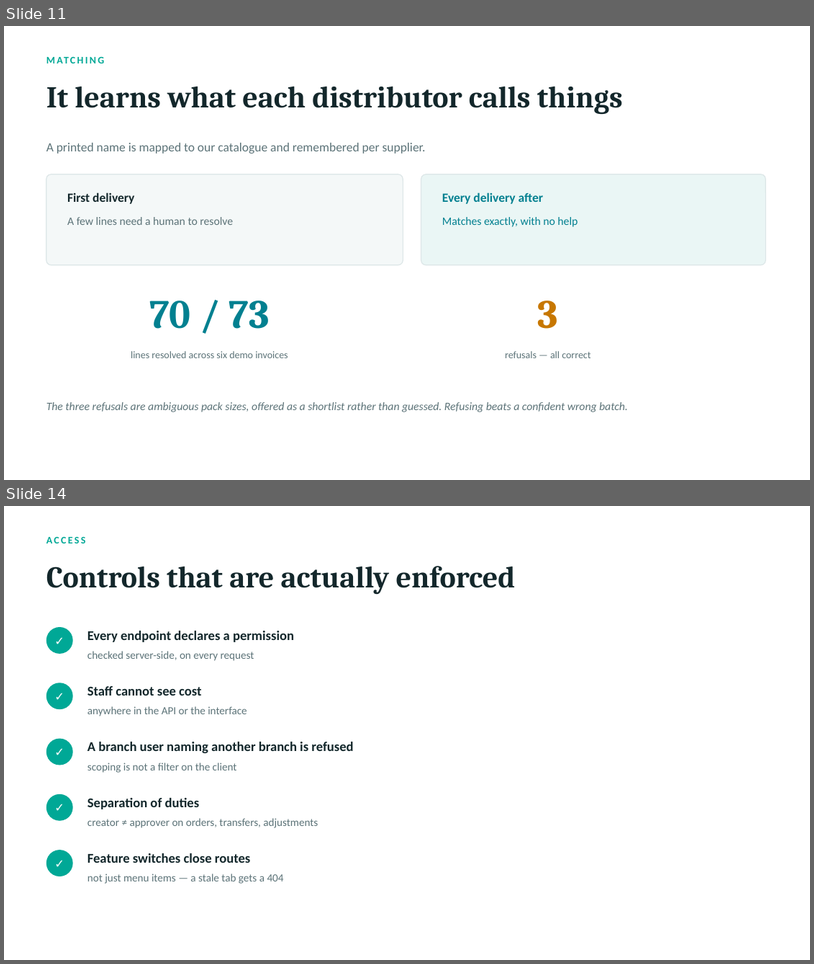
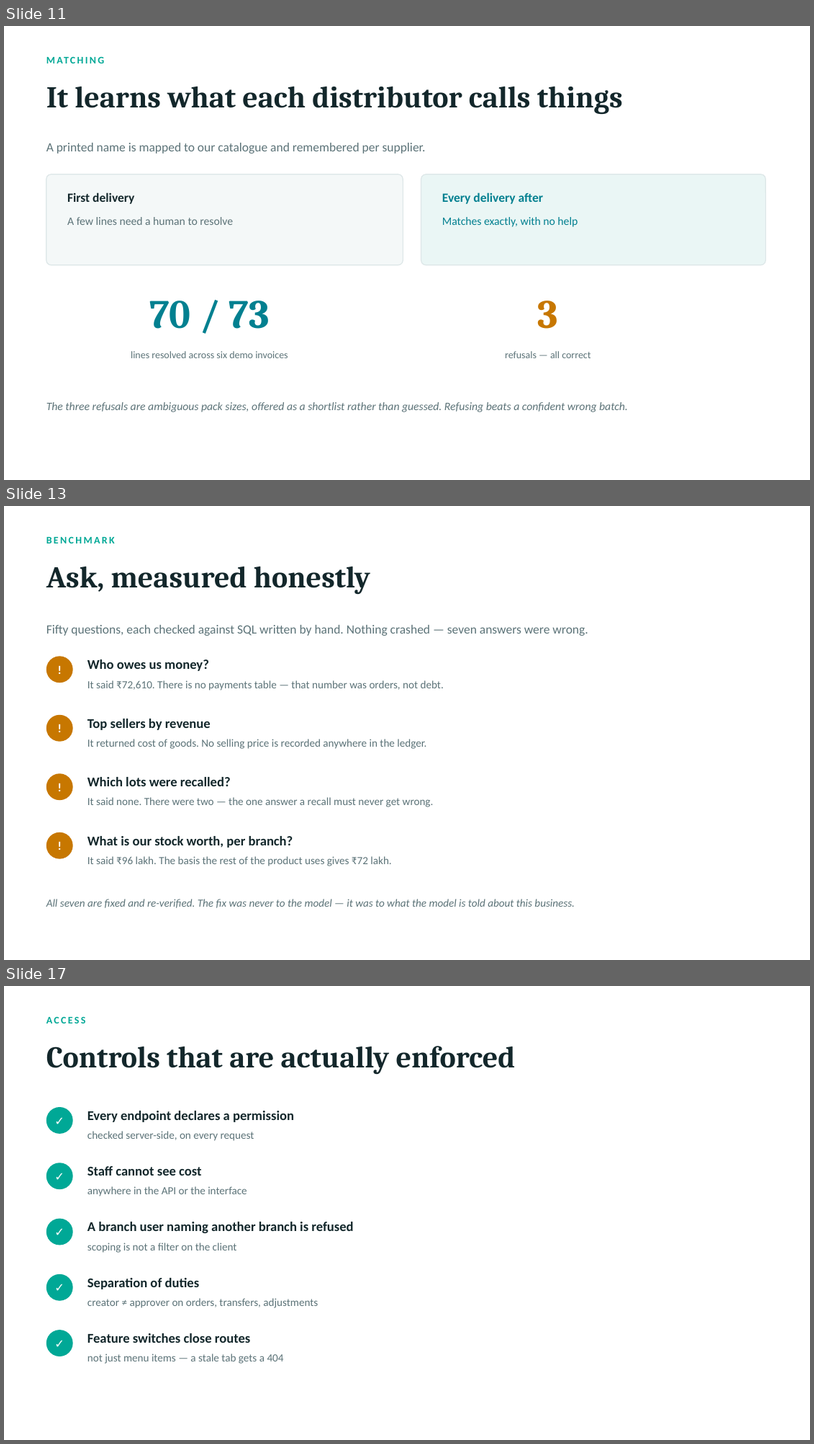
Before and after one commit to Sadhna2/pharmacy_inventory_managment_system, a slide deck: docs/pharmacy-inventory-deck.pptx. Shown one above the other, each under a label of ours: slides 11 and 14 before the commit, slides 11, 13 and 17 after it; the slides between them are not shown. The pictures are 814x964 and 814x1444 pixels, drawn with LibreOffice and Linux fonts; fonts in the diff are those of the drawing. Boxes give left, top, right and bottom in pixels: in the first picture for what was removed or moved away, otherwise in the second. Text is boxed around its words. In the diff, an @@ line names an element or a change of style, - is before the commit and + after.

```diff
--- a/docs/pharmacy-inventory-deck.pptx
+++ b/docs/pharmacy-inventory-deck.pptx
@@ slide 13 added at box(4, 506, 810, 960), background #FFFFFF @@
@@ text added at box(46, 537, 115, 543), 12 pt, text #00A896, bold @@
+BENCHMARK
@@ text added at box(46, 566, 370, 595), 36 pt, text #13272B, bold @@
+Ask, measured honestly
@@ text added at box(46, 625, 588, 636), 15 pt, text #5C7378 @@
+Fifty questions, each checked against SQL written by hand. Nothing crashed — seven answers were wrong.
@@ ellipse added at box(46, 656, 73, 682), fill #C77700 @@
@@ text added at box(46, 656, 73, 682), 14 pt, text #FFFFFF, bold @@
+!
@@ text added at box(88, 659, 209, 671), 16 pt, text #13272B, bold @@
+Who owes us money?
@@ text added at box(88, 680, 444, 690), 13 pt, text #5C7378 @@
+It said ₹72,610. There is no payments table — that number was orders, not debt.
@@ ellipse added at box(46, 715, 73, 741), fill #C77700 @@
@@ text added at box(46, 715, 73, 741), 14 pt, text #FFFFFF, bold @@
+!
@@ text added at box(88, 718, 211, 730), 16 pt, text #13272B, bold @@
+Top sellers by revenue
@@ text added at box(88, 739, 427, 749), 13 pt, text #5C7378 @@
+It returned cost of goods. No selling price is recorded anywhere in the ledger.
@@ ellipse added at box(46, 773, 73, 800), fill #C77700 @@
@@ text added at box(46, 773, 73, 800), 14 pt, text #FFFFFF, bold @@
+!
@@ text added at box(88, 777, 231, 786), 16 pt, text #13272B, bold @@
+Which lots were recalled?
@@ text added at box(88, 797, 434, 807), 13 pt, text #5C7378 @@
+It said none. There were two — the one answer a recall must never get wrong.
@@ ellipse added at box(46, 832, 73, 859), fill #C77700 @@
@@ text added at box(46, 832, 73, 859), 14 pt, text #FFFFFF, bold @@
+!
@@ text added at box(88, 836, 293, 847), 16 pt, text #13272B, bold @@
+What is our stock worth, per branch?
@@ text added at box(88, 856, 391, 866), 13 pt, text #5C7378 @@
+It said ₹96 lakh. The basis the rest of the product uses gives ₹72 lakh.
@@ text added at box(46, 898, 574, 908), 13 pt, text #5C7378, italic @@
+All seven are fixed and re-verified. The fix was never to the model — it was to what the model is told about this business.
@@ what was slide 14 is now slide 17 @@
```
Also in this commit, not shown: 6 slides changed, 2 other slides added, 1 other file.
